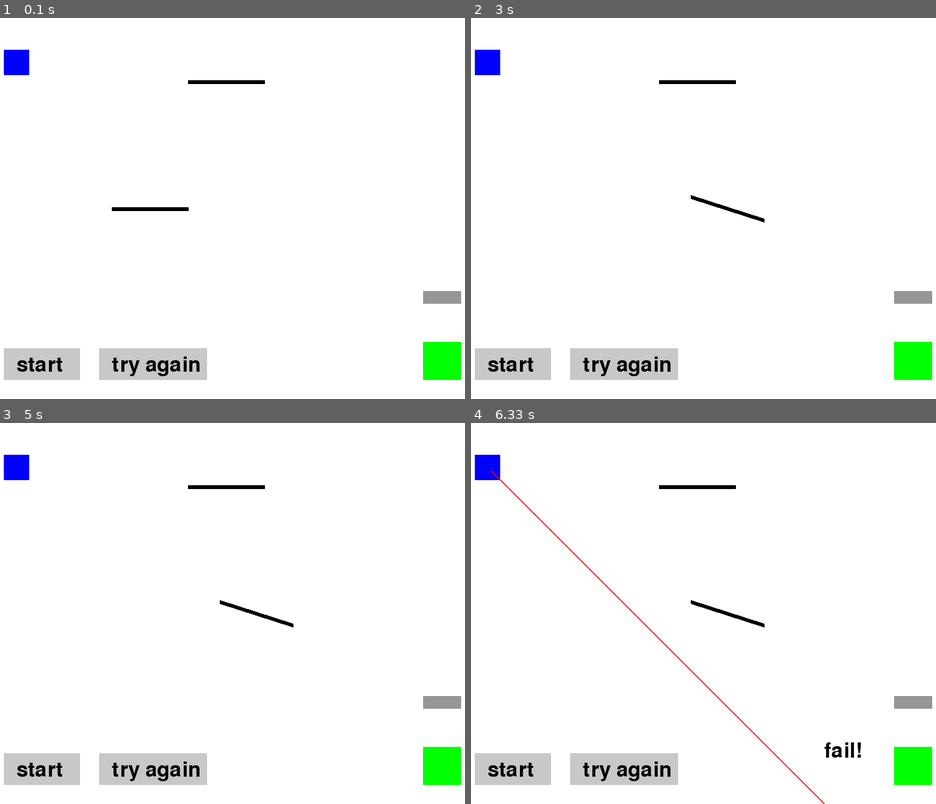
Above: before the commit, frames 1-4 (two rows, left to right).
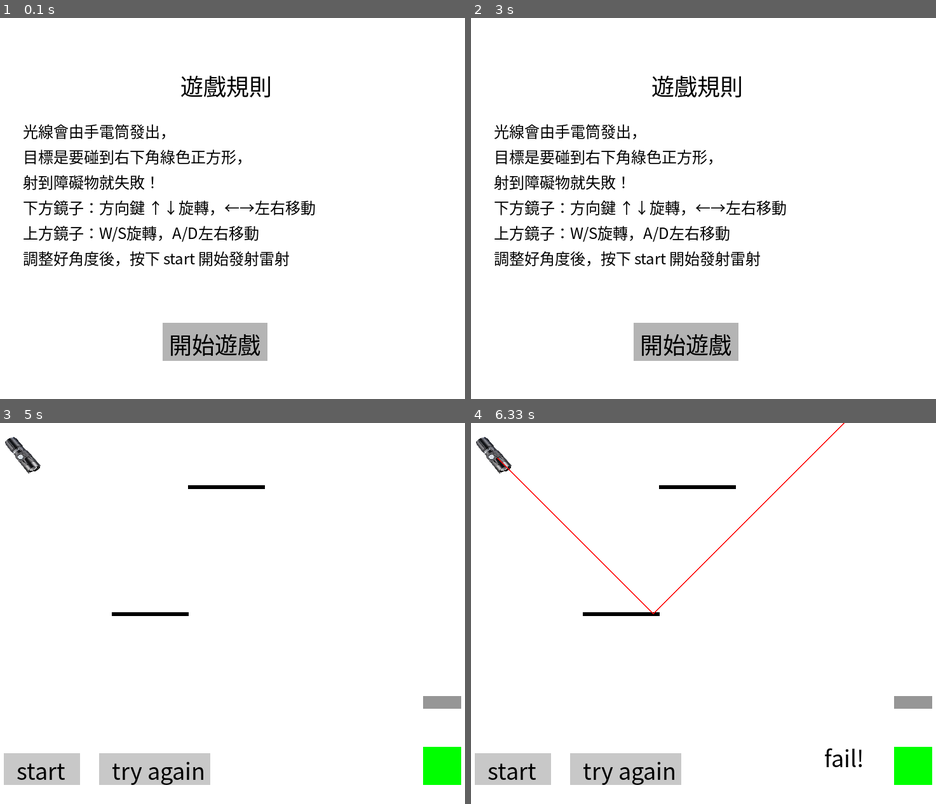
Above: after the commit, the same moments.

Repository: CharlesHsu-noob/fuckUpygame
Game: pygame game, started from 210104-practice/mirrorgame3.py
Same seed, same stepped clock (60 frames per second), same inputs: the game is played once before the commit and once after it.
Inputs (mouse positions are in pixels of both pictures, inside the frame that each line leads up to):
- Up to frame 1 (0.1 s): no input
- Up to frame 2 (3 s): hold Right 0.33-0.8 s; click (610, 155) at 0.88 s, where only the run after the commit has a clickable "目標是要碰到右下角綠色正方形，"; hold Right 1.5-1.97 s; hold Down 2.57-2.87 s
- Up to frame 3 (5 s): click (413, 746) at 4.45 s; click (213, 746) at 4.78 s, where only the run after the commit has a clickable "開始遊戲"
- Up to frame 4 (6.33 s): click "start" at 5.12 s

The runs differ from the first frame. In frame 1, 11% of the frame differs, in the area x 0-100%, y 8-95%; in frame 2, 11%; in frame 3, 1.7%; in frame 4, 2.4%.

Commit message:
mirror hard

Diff:
--- a/210104-practice/mirrorgame3.py
+++ b/210104-practice/mirrorgame3.py
@@ -1,6 +1,11 @@
 import pygame as pg
-import sys
 import math
+import os, sys
+
+# --- 路徑設定 ---
+script_dir = os.path.dirname(os.path.abspath(__file__))
+base_dir = os.path.dirname(script_dir)
+sys.path.insert(0, base_dir)
 
 pg.init()
 
@@ -14,20 +19,20 @@
 BLACK = (0, 0, 0)
 RED   = (255, 0, 0)
 GREEN = (0, 255, 0)
-BLUE  = (0, 0, 255)
 GRAY  = (150, 150, 150)
 
+# --- 插入 flashlight 圖 ---
+flashlight_path = os.path.join(base_dir, "picture", "flashlight.png")
+flashlight_img = pg.image.load(flashlight_path).convert_alpha()
+flashlight_img = pg.transform.scale(flashlight_img, (60, 60))
+
 # --- 遊戲區塊 ---
-entry_rect = pg.Rect(50, 50, 40, 40)                # 左上角入口
-exit_rect = pg.Rect(WIDTH-90, HEIGHT-90, 60, 60)    # 右下角出口(勝利區)
-
-# 🧱 新增：障礙物（出口上方）
-obstacle_rect = pg.Rect(WIDTH-90, HEIGHT-170, 60, 20)
+exit_rect = pg.Rect(WIDTH-90, HEIGHT-90, 60, 60)          # 出口
+obstacle_rect = pg.Rect(WIDTH-90, HEIGHT-170, 60, 20)     # 障礙物
 
 # --- 鏡子設定 ---
 mirror_length = 120
 mirror_thickness = 6
-
 mirror1 = {"x": 280, "y": HEIGHT//2, "angle": 0}
 mirror2 = {"x": WIDTH//2, "y": 100, "angle": 0}
 
@@ -36,13 +41,19 @@
 won = False
 failed = False
 laser_path = []
+show_instructions = True
+
+# --- 雷射光發射座標 (固定) ---
+laser_x, laser_y = 80, 50
 
 # --- 字型 ---
-font = pg.font.SysFont(None, 48)
+font = pg.font.SysFont("Microsoft JhengHei", 36)
+small_font = pg.font.SysFont("Microsoft JhengHei", 24)
 
 # --- 按鈕 ---
 start_button = pg.Rect(50, HEIGHT-80, 120, 50)
-restart_button = pg.Rect(200, HEIGHT-80, 170, 50)
+restart_button = pg.Rect(200, HEIGHT-80, 175, 50)
+play_button = pg.Rect(WIDTH//2 - 100, HEIGHT - 120, 165, 60)
 
 # --- 畫鏡子 ---
 def draw_mirror(mirror):
@@ -73,7 +84,7 @@
     if not started:
         return
     laser_path.clear()
-    x, y = entry_rect.center
+    x, y = laser_x, laser_y
     dx, dy = 5, 5
     won = False
     failed = False
@@ -82,23 +93,18 @@
         y += dy
         laser_path.append((x, y))
 
-        # --- 勝利判定 ---
         if exit_rect.collidepoint(x, y):
             won = True
             return
-
-        # --- 碰到障礙物則失敗 ---
         if obstacle_rect.collidepoint(x, y):
             failed = True
             return
 
-        # --- 碰鏡子反射 ---
         for m in [mirror1, mirror2]:
             p1, p2 = get_mirror_points(m)
             if point_near_line((x, y), p1, p2, 5):
                 dx, dy = reflect_vector(dx, dy, *p1, *p2)
 
-        # --- 出界失敗 ---
         if x < 0 or x > WIDTH or y < 0 or y > HEIGHT:
             failed = True
             return
@@ -126,6 +132,30 @@
     dist = math.hypot(px - nearest_x, py - nearest_y)
     return dist < threshold
 
+# --- 說明畫面 ---
+def draw_instructions():
+    screen.fill(WHITE)
+    title = font.render("遊戲規則", True, BLACK)
+    screen.blit(title, (WIDTH//2 - title.get_width()//2, 80))
+
+    rules = [
+        "光線會由手電筒發出，",
+        "目標是要碰到右下角綠色正方形，",
+        "射到障礙物就失敗！",
+        "下方鏡子：方向鍵 ↑↓旋轉，←→左右移動",
+        "上方鏡子：W/S旋轉，A/D左右移動",
+        "調整好角度後，按下 start 開始發射雷射"
+    ]
+    for i, text in enumerate(rules):
+        line = small_font.render(text, True, BLACK)
+        screen.blit(line, (80, 160 + i * 40))
+
+    pg.draw.rect(screen, (180, 180, 180), play_button)
+    play_text = font.render("開始遊戲", True, BLACK)
+    screen.blit(play_text, (play_button.x + 10, play_button.y +7))
+
+    pg.display.flip()
+
 # --- 主迴圈 ---
 clock = pg.time.Clock()
 running = True
@@ -133,6 +163,12 @@
     for event in pg.event.get():
         if event.type == pg.QUIT:
             running = False
+
+        if show_instructions:
+            if event.type == pg.MOUSEBUTTONDOWN and play_button.collidepoint(event.pos):
+                show_instructions = False
+            continue
+
         if event.type == pg.MOUSEBUTTONDOWN:
             if start_button.collidepoint(event.pos):
                 if not started:
@@ -146,10 +182,14 @@
                 failed = False
                 laser_path.clear()
 
+    if show_instructions:
+        draw_instructions()
+        clock.tick(60)
+        continue
+
     # --- 鏡子控制 ---
     keys = pg.key.get_pressed()
     if not started:
-        # 鏡子1：↑↓ 旋轉，←→ 移動
         if keys[pg.K_UP]:
             mirror1["angle"] -= 1
         if keys[pg.K_DOWN]:
@@ -159,7 +199,6 @@
         if keys[pg.K_RIGHT]:
             mirror1["x"] += 3
 
-        # 鏡子2：W/S 旋轉，A/D 移動
         if keys[pg.K_w]:
             mirror2["angle"] -= 1
         if keys[pg.K_s]:
@@ -169,26 +208,30 @@
         if keys[pg.K_d]:
             mirror2["x"] += 3
 
-        # 限制鏡子不出界
         for m in [mirror1, mirror2]:
             m["x"] = max(60, min(WIDTH - 60, m["x"]))
             m["y"] = max(60, min(HEIGHT - 60, m["y"]))
 
     # --- 畫面更新 ---
     screen.fill(WHITE)
-    pg.draw.rect(screen, BLUE, entry_rect)       # 入口
-    pg.draw.rect(screen, GREEN, exit_rect)       # 出口
-    pg.draw.rect(screen, GRAY, obstacle_rect)    # 障礙物
+
+    # 🔦 手電筒放在固定雷射座標
+    flashlight_rect = flashlight_img.get_rect(center=(laser_x, laser_y))
+    screen.blit(flashlight_img, flashlight_rect)
+
+    pg.draw.rect(screen, GREEN, exit_rect)
+    pg.draw.rect(screen, GRAY, obstacle_rect)
     draw_mirror(mirror1)
     draw_mirror(mirror2)
+
     if started and len(laser_path) > 1:
         pg.draw.lines(screen, RED, False, laser_path, 2)
 
     # --- 按鈕 ---
     pg.draw.rect(screen, (200,200,200), start_button)
     pg.draw.rect(screen, (200,200,200), restart_button)
-    screen.blit(font.render("start", True, BLACK), (start_button.x+20, start_button.y+10))
-    screen.blit(font.render("try again", True, BLACK), (restart_button.x+20, restart_button.y+10))
+    screen.blit(font.render("start", True, BLACK), (start_button.x+20, start_button.y))
+    screen.blit(font.render("try again", True, BLACK), (restart_button.x+20, restart_button.y))
 
     # --- 結果顯示 ---
     if won:
Binary file added: picture/flashlight.png
